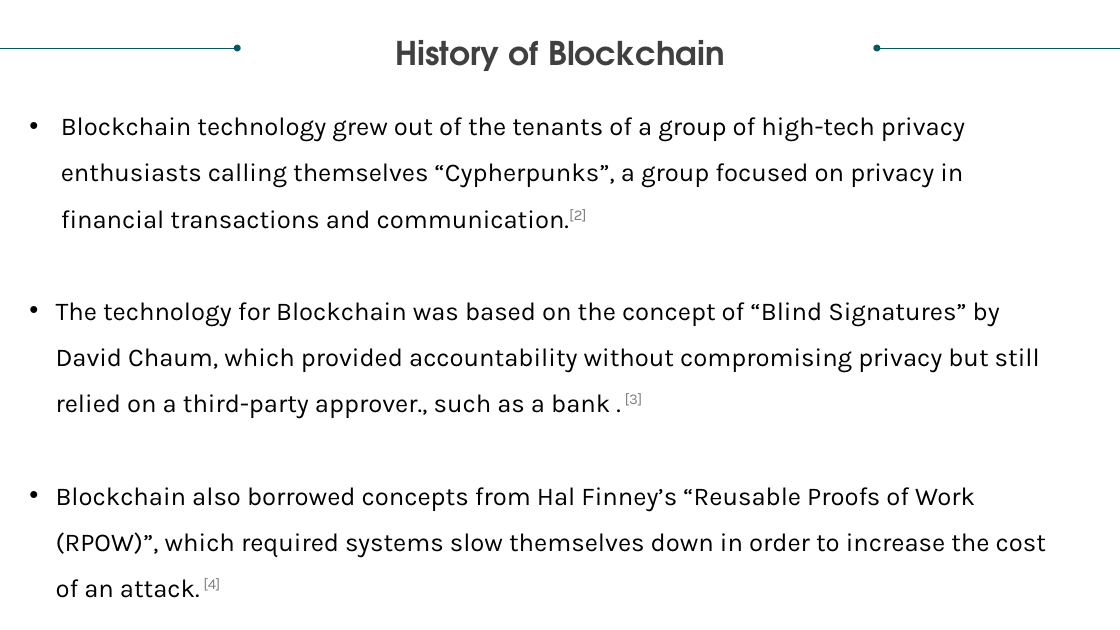
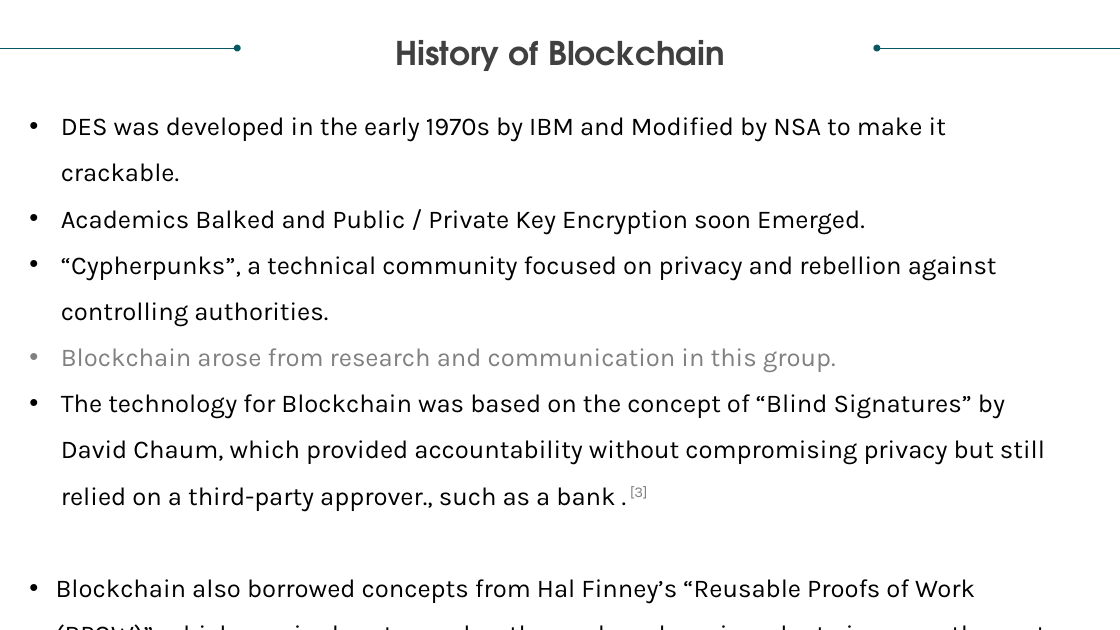
Before and after one commit to realdanielbyrne/BlockChainIntro, a slide deck: slide 3 of DS749 Project_Team 4_Blockchain Analysis.pptx. Drawn at 1120x630 pixels with LibreOffice and Linux fonts; fonts in the diff are those of the drawing. Boxes give left, top, right and bottom in pixels: in the first picture for what was removed or moved away, otherwise in the second. Text is boxed around its words. In the diff, an @@ line names an element or a change of style, - is before the commit and + after.

```diff
--- a/DS749 Project_Team 4_Blockchain Analysis.pptx
+++ b/DS749 Project_Team 4_Blockchain Analysis.pptx
@@ text at bbox=[61, 117, 997, 372]: text changed @@
-• Blockchain technology grew out of the tenants of a group of high-tech privacy enthusiasts calling themselves “Cypherpunks”, a group focused on privacy in financial transactions and communication.[2]
+• DES was developed in the early 1970s by IBM and Modified by NSA to make it crackable.
+• Academics Balked and Public / Private Key Encryption soon Emerged.
+• “Cypherpunks”, a technical community focused on privacy and rebellion against controlling authorities.
+• Blockchain arose from research and communication in this group.
@@ text at bbox=[61, 394, 1045, 511]: indent changed @@
@@ text at bbox=[56, 579, 975, 603]: text changed @@
-• Blockchain also borrowed concepts from Hal Finney’s “Reusable Proofs of Work (RPOW)”, which required systems slow themselves down in order to increase the cost of an attack. [4]
+• Blockchain also borrowed concepts from Hal Finney’s “Reusable Proofs of Work (RPOW)”, which required systems slow themselves down in order to increase the cost of an attack. [4]Encryption Sta
```
Also in this commit, not shown: 1 other slide changed, 1 slide added.
